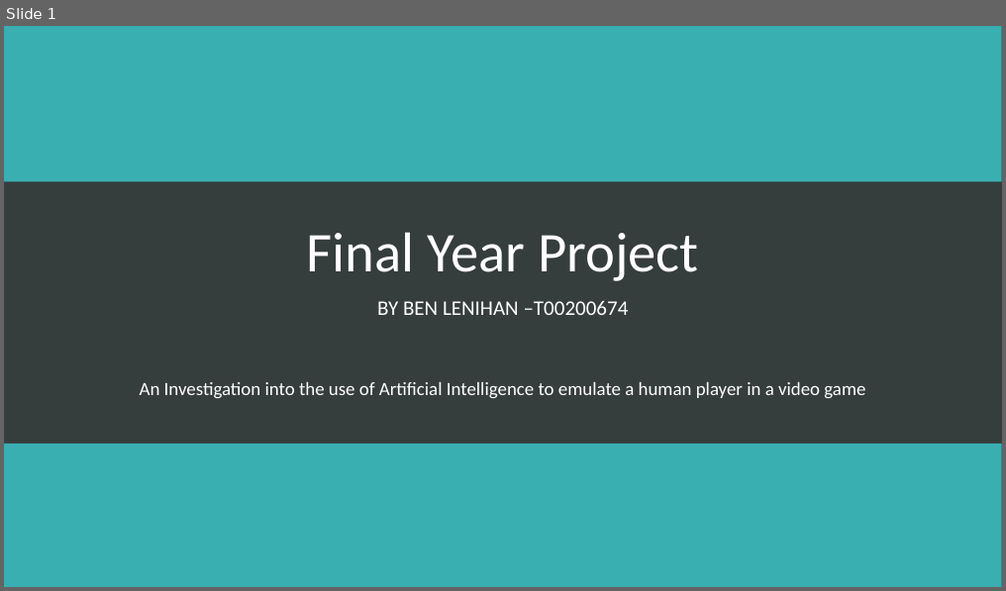
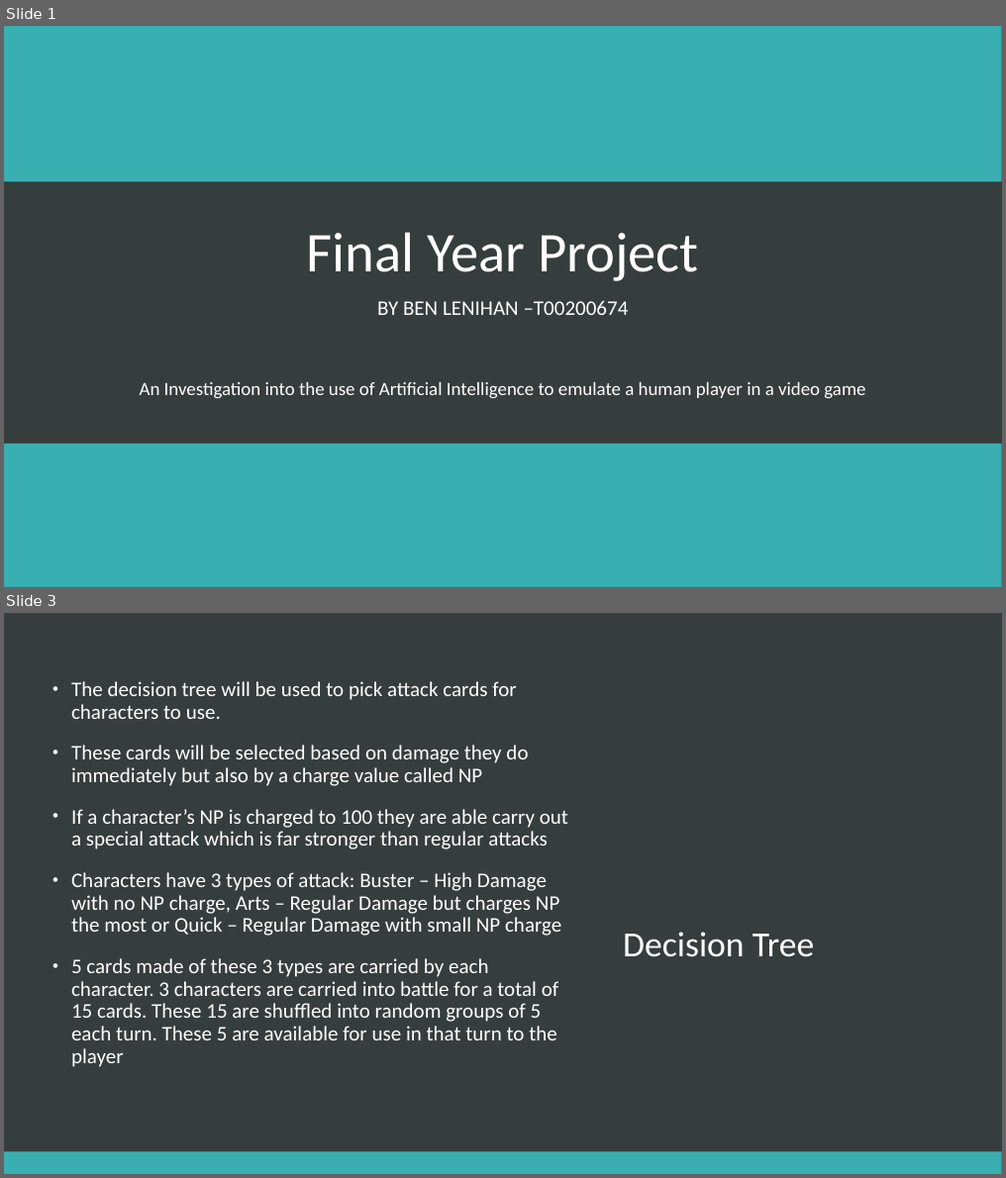
Before and after one commit to SpartanC322/FinalYearProject, a slide deck: Final Year Project.pptm. Shown one above the other, each under a label of ours: slide 1 before the commit, slides 1 and 3 after it; the slides between them are not shown. The pictures are 1006x591 and 1006x1178 pixels, drawn with LibreOffice and Linux fonts; fonts in the diff are those of the drawing. Boxes give left, top, right and bottom in pixels: in the first picture for what was removed or moved away, otherwise in the second. Text is boxed around its words. In the diff, an @@ line names an element or a change of style, - is before the commit and + after.

Commit message:
powerpoint

```diff
--- a/Final Year Project.pptm
+++ b/Final Year Project.pptm
@@ slide 3 added at (4, 613, 1002, 1174), background #363D3D @@
@@ text added at (71, 681, 568, 1067), 20 pt, text #FFFFFF @@
+• The decision tree will be used to pick attack cards for characters to use.
+• These cards will be selected based on damage they do immediately but also by a charge value called NP
+• If a character’s NP is charged to 100 they are able carry out a special attack which is far stronger than regular attacks
+• Characters have 3 types of attack: Buster – High Damage with no NP charge, Arts – Regular Damage but charges NP the most or Quick – Regular Damage with small NP charge
+• 5 cards made of these 3 types are carried by each character. 3 characters are carried into battle for a total of 15 cards. These 15 are shuffled into random groups of 5 each turn. These 5 are available for use in that turn to the player
@@ title added at (623, 932, 815, 958), 34 pt, text #FFFFFF @@
+Decision Tree
@@ rectangle added at (4, 1152, 1002, 1174), fill #3AAFB2 @@
```
Also in this commit, not shown: 3 other slides added, 1 slide removed.
